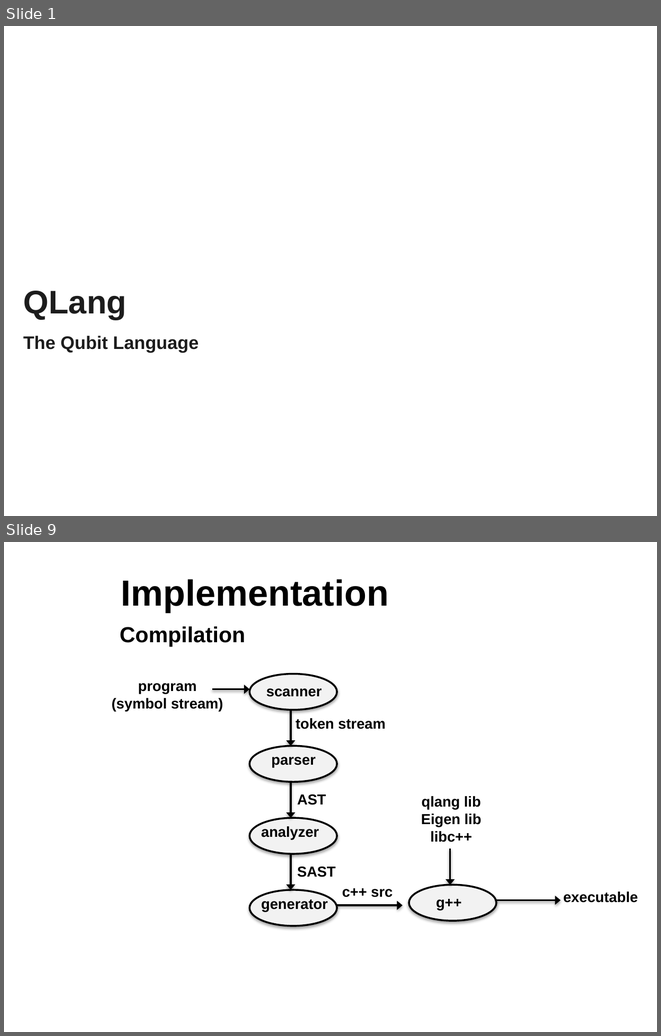
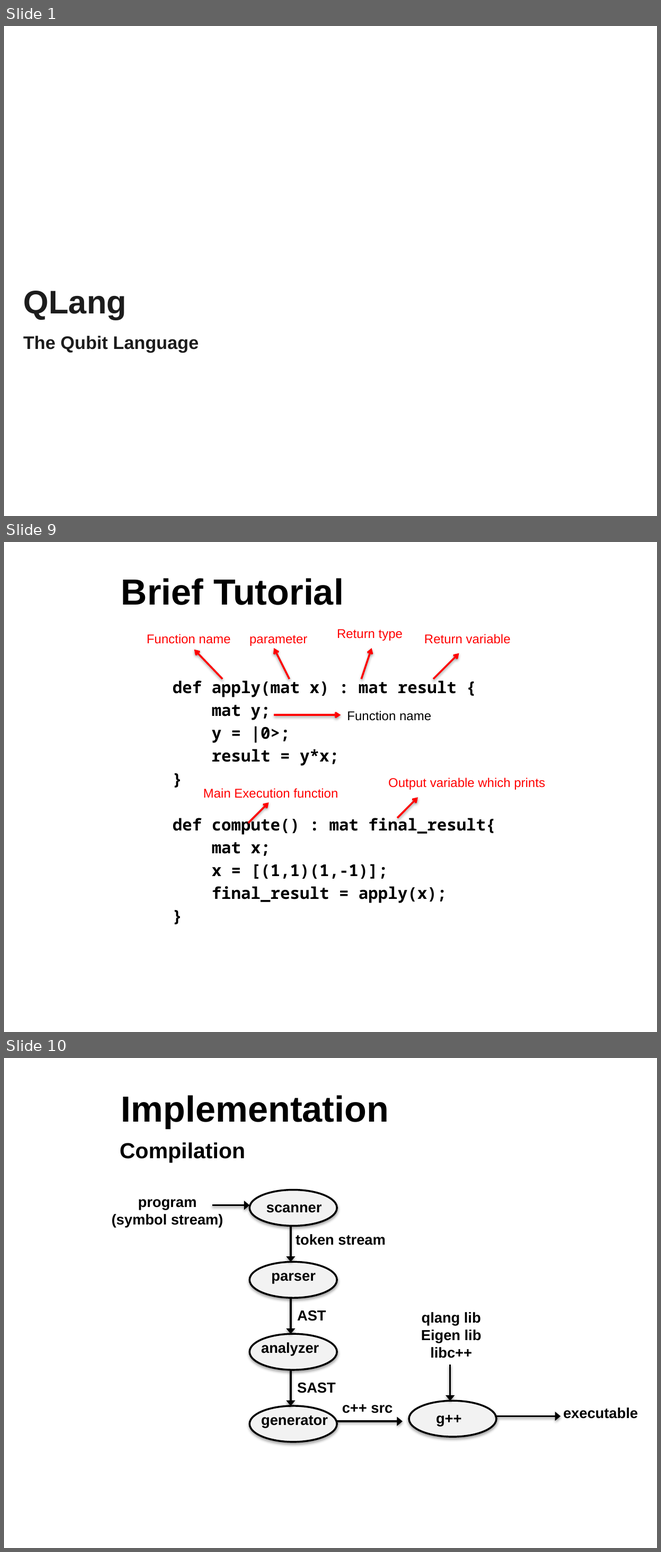
Before and after one commit to sdk21/PLT, a slide deck: Demo/Qlang.pptx. Shown one above the other, each under a label of ours: slides 1 and 9 before the commit, slides 1, 9 and 10 after it; the slides between them are not shown. The pictures are 661x1036 and 661x1552 pixels, drawn with LibreOffice and Linux fonts; fonts in the diff are those of the drawing; background and template pictures are left out. Boxes give left, top, right and bottom in pixels: in the first picture for what was removed or moved away, otherwise in the second. Text is boxed around its words. In the diff, an @@ line names an element or a change of style, - is before the commit and + after.

```diff
--- a/Demo/Qlang.pptx
+++ b/Demo/Qlang.pptx
@@ slide 9 added at [4,542,657,1032], background picture (left out) @@
@@ title added at [121,578,344,605], 40 pt, text #000000, bold @@
+Brief Tutorial
@@ text added at [147,634,231,644], 14 pt, text #FF0000 @@
+Function name
@@ text added at [249,635,307,646], 14 pt, text #FF0000 @@
+parameter
@@ text added at [337,629,403,641], 14 pt, text #FF0000 @@
+Return type
@@ text added at [424,634,511,644], 14 pt, text #FF0000 @@
+Return variable
@@ arrow added from (223, 679) to (194, 650), #FF0000 2 pt @@
@@ arrow added from (289, 679) to (274, 648), #FF0000 2 pt @@
@@ arrow added from (361, 679) to (372, 648), #FF0000 2 pt @@
@@ arrow added from (433, 679) to (459, 653), #FF0000 2 pt @@
@@ text added at [173,678,495,903], 18 pt, text #000000, bold @@
+def apply(mat x) : mat result {
+mat y;
+y = |0>;
+result = y*x;
+}
+def compute() : mat final_result{
+mat x;
+x = [(1,1)(1,-1)];
+final_result = apply(x);
+}
@@ arrow added from (274, 715) to (341, 715), #FF0000 2 pt @@
@@ text added at [347,711,431,721], 14 pt, text #000000 @@
+Function name
@@ text added at [388,777,545,790], 14 pt, text #FF0000 @@
+Output variable which prints
@@ text added at [203,788,338,798], 14 pt, text #FF0000 @@
+Main Execution function
@@ arrow added from (248, 823) to (269, 803), #FF0000 2 pt @@
@@ arrow added from (397, 818) to (418, 797), #FF0000 2 pt @@
@@ what was slide 9 is now slide 10 @@
```
Also in this commit, not shown: 7 slides changed, 2 other slides added, 3 slides removed.
